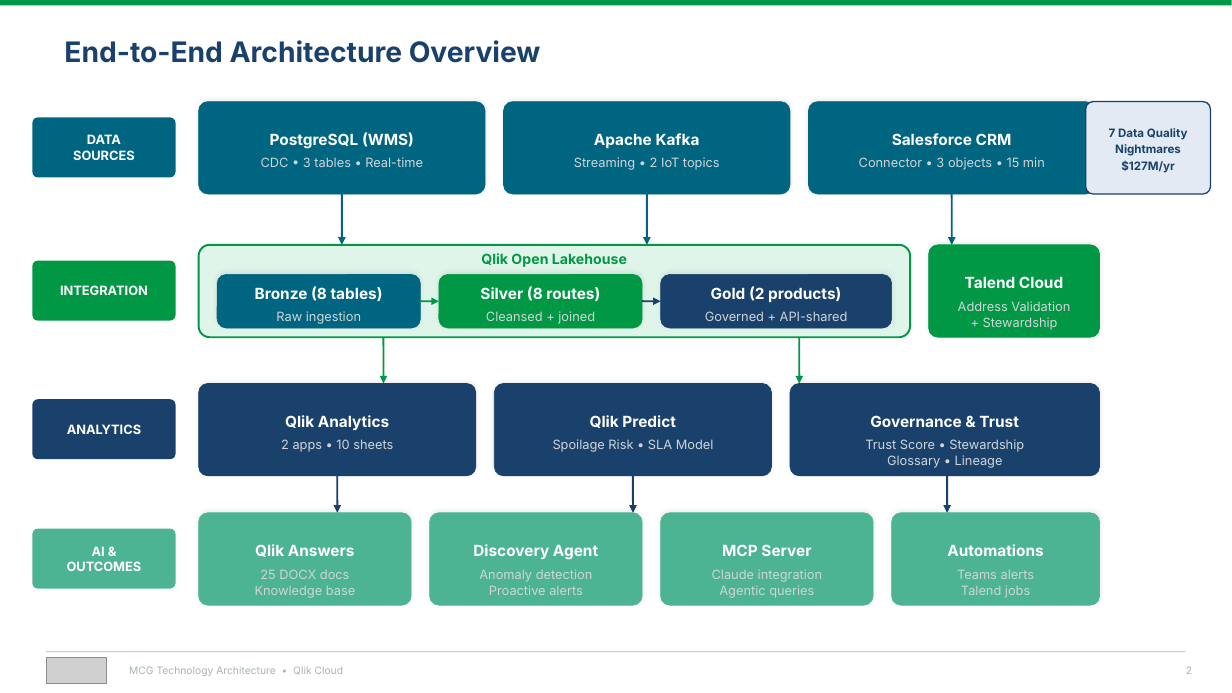
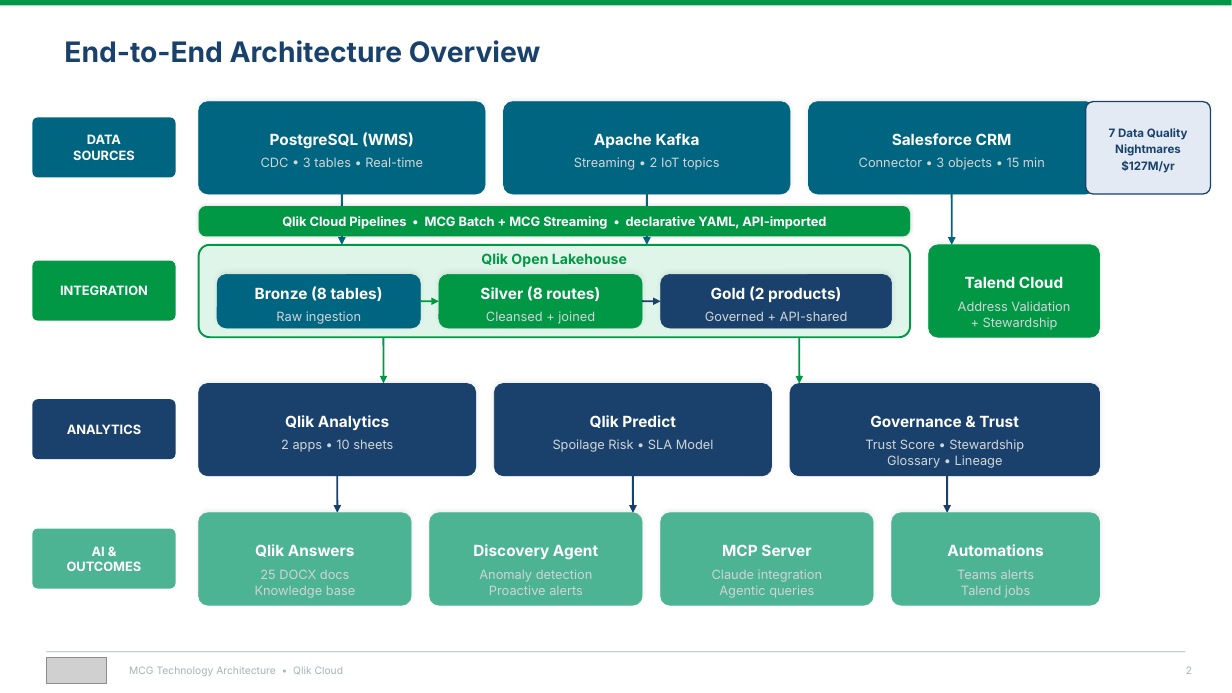
Before and after one commit to robertschoenfeldqlik/meridan_retail_group_qlik_demo_assets, a slide deck: slide 2 of MCG_Technology_Architecture.pptx. Drawn at 1232x693 pixels with LibreOffice and Linux fonts; fonts in the diff are those of the drawing; grey boxes stand for pictures. Boxes give left, top, right and bottom in pixels: in the first picture for what was removed or moved away, otherwise in the second. Text is boxed around its words. In the diff, an @@ line names an element or a change of style, - is before the commit and + after.

```diff
--- a/MCG_Technology_Architecture.pptx
+++ b/MCG_Technology_Architecture.pptx
@@ rounded rectangle added at (199, 206, 910, 237), fill #009845 @@
@@ text added at (282, 216, 826, 229), 10 pt, text #FFFFFF, bold @@
+Qlik Cloud Pipelines • MCG Batch + MCG Streaming • declarative YAML, API-imported
```
Also in this commit, not shown: 2 other slides changed, 17 other files.
